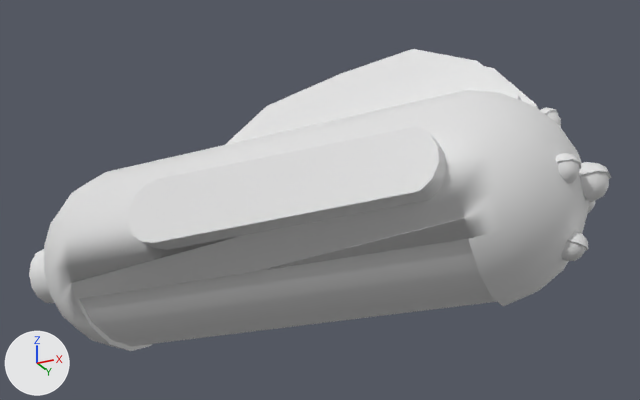
Two versions of the FBX model Assets/Artists/Models/Mother_Drone.fbx, one commit apart.
The view is the same before and after, from a camera (50 mm lens) standing at (2.1, -7.36, -3.03) and looking at (-1.64, 0.13, 0.34). The axes (+X, +Y, +Z) are drawn at lower left. The lights are the same throughout. Where no turn or scale is listed for an object, it has been applied to the vertices.

Objects in the first picture: 'Mother_Drone_Door_0_msh', 'Mother_Drone_Door_1_msh', 'Mother_Drone_msh'.
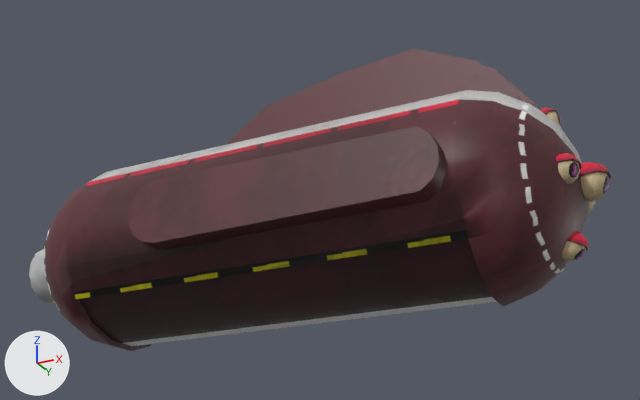
Where the newer file only moved an object's origin or applied its transform, the numbers keep the older frame.

Boxes (x1, y1, x2, y2) around the edits, measured in the pictures (640 x 400 px):
```json
{"object": "Mother_Drone_Door_1_msh", "change": "recoloured", "before": [79, 239, 492, 343], "after": [79, 239, 492, 343]}
{"part": 1, "of": "me_cylinder_021", "change": "recoloured", "before": [29, 49, 611, 351], "after": [29, 49, 611, 351], "on screen": "white to brown"}
```

The change, as JSON lines over the scene's bpy script:
```json
{"op": "add", "block": "img_uv_mother_drone_png", "code": ["img_uv_mother_drone_png = load_image('UV_Mother_Drone.png', '../Textures/base/UV_Mother_Drone.png', 1024, 1024, 'sRGB')"]}
{"op": "add", "block": "mat_material", "code": ["mat_material = principled_material('Material')", "mat_material.texture = img_uv_mother_drone_png"]}
{"block": "me_sphere_004", "where": "me_sphere_004.from_pydata(...)  # 8 vertices, 3 faces; spans x -3.92..0.14, y -0.76..0.0, z -0.97..-0.64"}
{"op": "add", "block": "me_sphere_004", "code": "me_sphere_004.materials.append(mat_material)  # picture img_uv_mother_drone_png"}
{"block": "me_cylinder_021", "where": "# used by ob_mother_drone_msh; location = (-3.907, 0.0, 0.0)"}
{"op": "remove", "block": "me_cylinder_021", "code": "me_cylinder_021.from_pydata(...)  # 631 vertices, 878 faces; spans x -1.13..5.11, y -1.15..1.15, z -0.97..1.59"}
{"op": "add", "block": "me_cylinder_021", "code": "me_cylinder_021.from_pydata(...)  # 631 vertices, 877 faces; spans x -1.13..5.11, y -1.15..1.15, z -0.97..1.59"}
{"block": "me_cylinder_021", "change": "me_cylinder_021 part 1: 877 faces spanning x -1.13..5.11, y -1.15..1.15, z -0.97..1.59 switch from no material to mat_material (picture img_uv_mother_drone_png)"}
```
